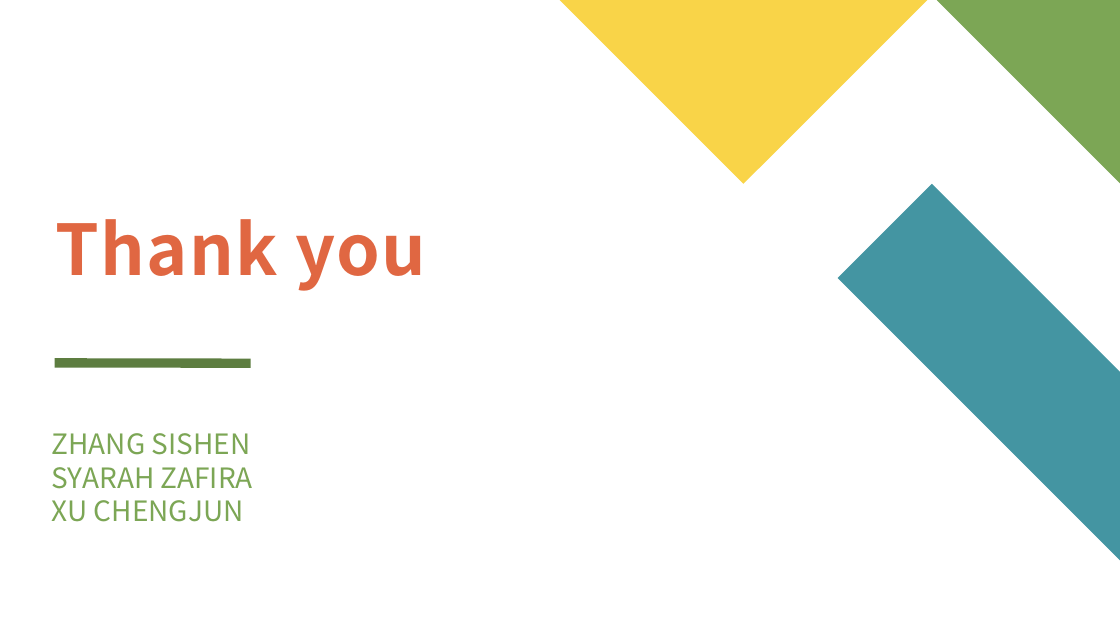
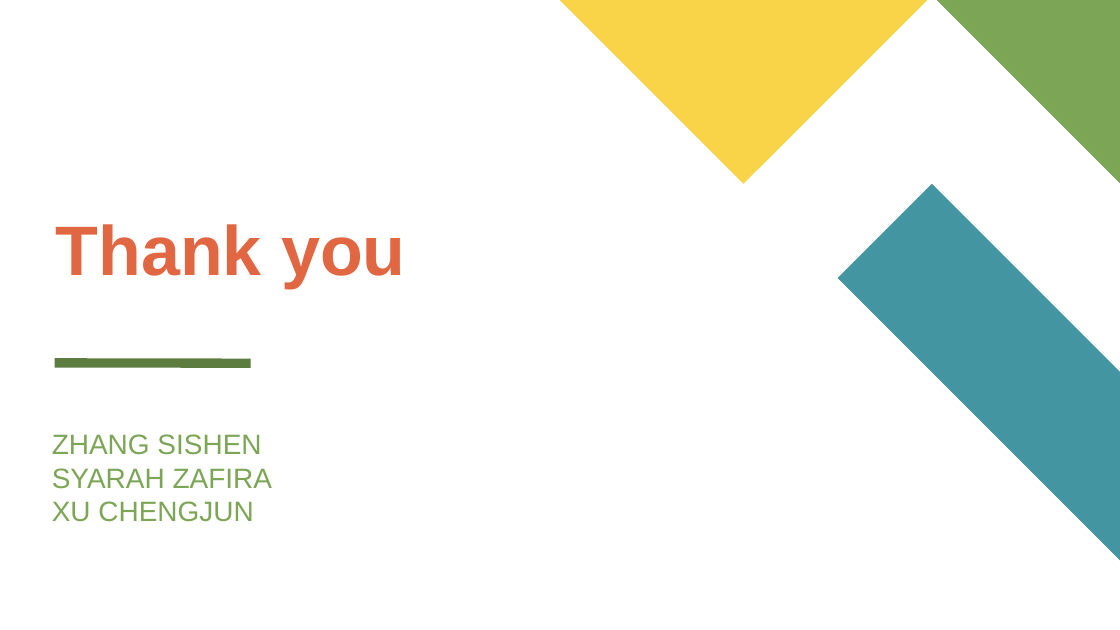
Before and after one commit to dcsweezy/Exploring-Linear-and-Ridge-Regression-with-Cross-Validation_-Group-11, a slide deck: slide 15 of presentation-slide.pptx. Drawn at 1120x630 pixels with LibreOffice and Linux fonts; fonts in the diff are those of the drawing. Boxes give left, top, right and bottom in pixels: in the first picture for what was removed or moved away, otherwise in the second. Text is boxed around its words. In the diff, an @@ line names an element or a change of style, - is before the commit and + after.

```diff
--- a/presentation-slide.pptx
+++ b/presentation-slide.pptx
@@ title "Thank you" at [56, 224, 405, 288]: font Noto Sans CJK JP to Arial, letter spacing 1 to 0 pt @@
@@ text "ZHANG SISHEN" at [52, 434, 272, 522]: font Noto Sans CJK JP to Arial @@
```
Also in this commit, not shown: 14 other slides changed.
